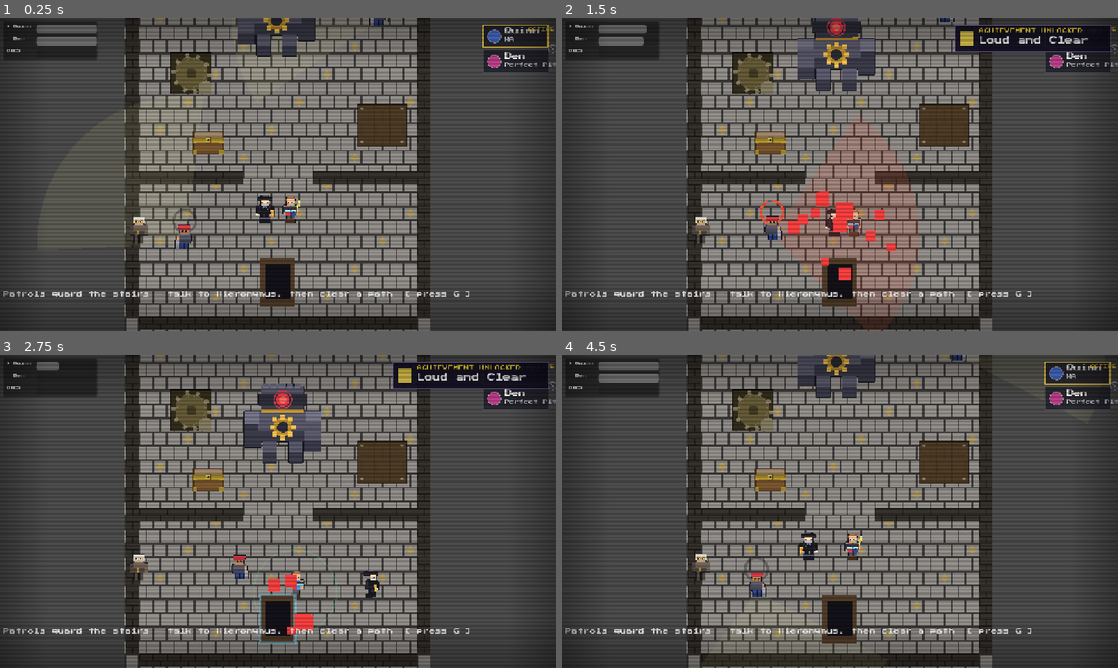
Above: before the commit, frames 1-4 (two rows, left to right).
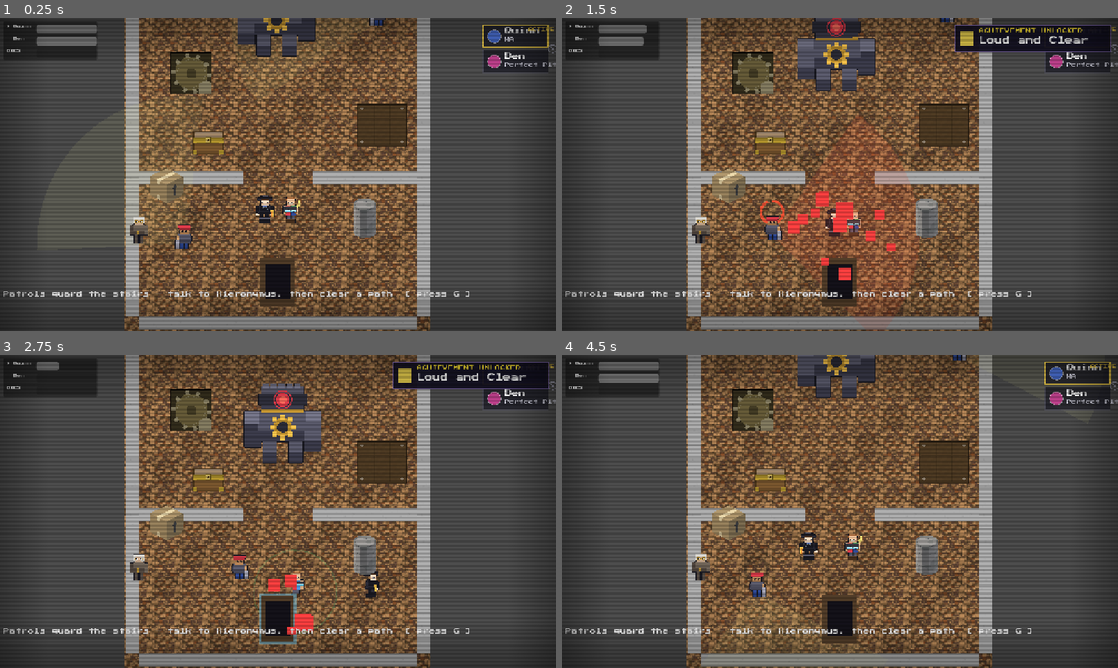
Above: after the commit, the same moments.

Repository: dougreichard/rpg_game
Game: Godot game, scene res://scenes/levels/Clocktower.tscn
Two runs of this game, one before a commit and one after it. Both use one fixed random seed, a clock stepped at 60 frames per second and the inputs below. This scene is started directly instead of the project's main scene.
Inputs (mouse positions are in pixels of both pictures, inside the frame that each line leads up to):
- Up to frame 1 (0.25 s): no input
- Up to frame 2 (1.5 s): tap G (special) at 0.5, 1.25 s; move the mouse to (962, 158) at 0.52 s; hold D (move_right) 0.53-1.25 s; hold F (attack) 0.53-1.25 s; click (962, 158) at 0.67 s; tap Enter (ui_accept) at 0.77 s; drag from (728, 190) to (834, 221) at 1.27 s
- Up to frame 3 (2.75 s): tap G (special) at 2 s; move the mouse to (333, 442) at 2.02 s; hold D (move_right) from 2.03 s (still down); tap V (dash) at 2.1 s
- Up to frame 4 (4.5 s): release D (move_right) at 2.75 s; tap G (special) at 2.75, 3.5, 4.25 s; drag from (812, 574) to (956, 592) at 2.77 s; move the mouse to (1006, 558) at 3.52 s; hold A (move_left) 3.53-4.25 s; tap Tab (swap) at 3.6 s; tap Enter (ui_accept) at 3.77 s; drag from (673, 464) to (851, 545) at 4.27 s

The runs differ from the first frame. In frame 1, 47% of the frame differs, in the area x 22-78%, y 0-100%; in frame 2, 45%; in frame 3, 45%; in frame 4, 47%.

Commit message:
Clocktower: Synty cobblestone interior
Tenth Phase 3 level. Cobblestone floor + stone-block walls with reused
crate/barrel/brick dressing. The clockwork gear (Quinn) and belfry bells
(Ben) stay PlaceholderArt — no Synty clock equivalent.

Co-Authored-By: Claude Opus 4.8 <noreply@anthropic.com>

Diff:
--- a/scripts/levels/clocktower.gd
+++ b/scripts/levels/clocktower.gd
@@ -9,6 +9,16 @@
 const FLOOR_ROWS: int = 19
 const FLOOR_TILE_PLAIN: Vector2i = Vector2i(0, 0)
 const FLOOR_TILE_ACCENT: Vector2i = Vector2i(1, 0)
+# Synty 2.5D clocktower (see docs/synty_2_5d_art_plan.md): cobblestone floor +
+# stone walls. Gear/bells stay PlaceholderArt (no Synty clock equivalent).
+const SYNTY_FLOOR: String = "res://assets/art/tiles/synty_floor_church.png"
+const SYNTY_WALL: String = "res://assets/art/tiles/synty_wall_stone.png"
+# [name, x, y, on-screen height px] stone-tower storage dressing.
+const CLOCK_PROPS: Array = [
+	["crate", 312, 470, 40],
+	["barrel", 540, 510, 46],
+	["brick_stack", 320, 200, 38],
+]
 const FLOOR_ACCENT_PERIOD: int = 4
 
 const GRUNT_SCENE: PackedScene = preload("res://scenes/enemies/Grunt.tscn")
@@ -157,7 +167,7 @@
 func _build_floor() -> void:
 	var tile_map := TileMap.new()
 	tile_map.name = "Floor"
-	tile_map.tile_set = PlaceholderArt.make_hb_tileset()
+	tile_map.tile_set = PlaceholderArt.make_synty_floor_tileset(SYNTY_FLOOR)
 	add_child(tile_map)
 	move_child(tile_map, 0)
 	tile_map.position = Vector2(CAMERA_LIMIT_LEFT, CAMERA_LIMIT_TOP)
@@ -172,14 +182,17 @@
 # (landing/gear-floor/bell-tower, joined by stairwell-gap dividers) needed
 # zero changes here, only more .tscn nodes.
 func _build_walls() -> void:
-	var wall_color: Color = FLOOR_BASE_COLOR.darkened(0.35)
+	var wall_tex: Texture2D = PlaceholderArt.make_synty_wall_tile(SYNTY_WALL)
 	for wall in $Walls.get_children():
 		if not wall is StaticBody2D:
 			continue
 		var shape: CollisionShape2D = wall.get_node("CollisionShape2D")
 		var rect: RectangleShape2D = shape.shape
 		var sprite := Sprite2D.new()
-		sprite.texture = PlaceholderArt.make_wall_texture(wall_color, int(rect.size.x), int(rect.size.y))
+		sprite.texture = wall_tex
+		sprite.texture_repeat = CanvasItem.TEXTURE_REPEAT_ENABLED
+		sprite.region_enabled = true
+		sprite.region_rect = Rect2(0.0, 0.0, rect.size.x, rect.size.y)
 		wall.add_child(sprite)
 
 func _create_gear() -> void:
@@ -187,6 +200,18 @@
 	_gear_sprite.texture = PlaceholderArt.make_gear_prop_texture(Color(0.4, 0.36, 0.22), 48, 48)
 	_gear_sprite.position = GEAR_POS
 	add_child(_gear_sprite)
+	# Stone-tower storage dressing (reused Synty billboards).
+	for p: Array in CLOCK_PROPS:
+		var path: String = "res://assets/art/synty/props/%s.png" % p[0]
+		if not ResourceLoader.exists(path):
+			continue
+		var spr := Sprite2D.new()
+		var tex: Texture2D = load(path)
+		spr.texture = tex
+		spr.offset = Vector2(0.0, -tex.get_height() / 2.0)
+		spr.scale = Vector2.ONE * (float(p[3]) / float(tex.get_height()))
+		spr.position = Vector2(float(p[1]), float(p[2]))
+		add_child(spr)
 
 func _create_bells() -> void:
 	_bell_sprite = Sprite2D.new()
